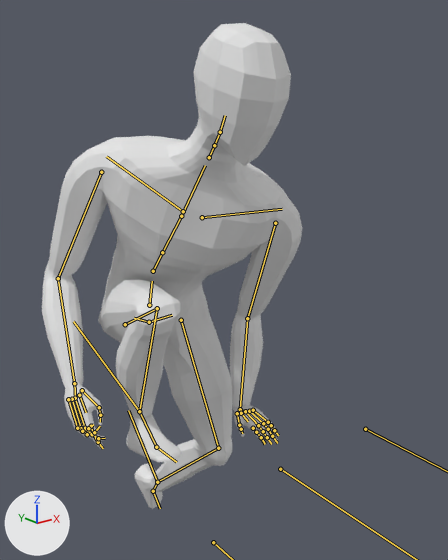
A saved change to the FBX model Assets/Models/BasicCharacter.fbx.
Rendered twice from a camera (50 mm lens) standing at (-0.833, -1.084, 1.157) and looking at (0.079, 0.056, 0.701). Every picture has the same lights, and +X, +Y and +Z are marked at lower left. Both versions are drawn at frame 43 of the action 'Character|Climb_Short'; the numbers are the values there. The bones that bend it are drawn over the model as lines.

The first picture shows 'Character_Mesh'.
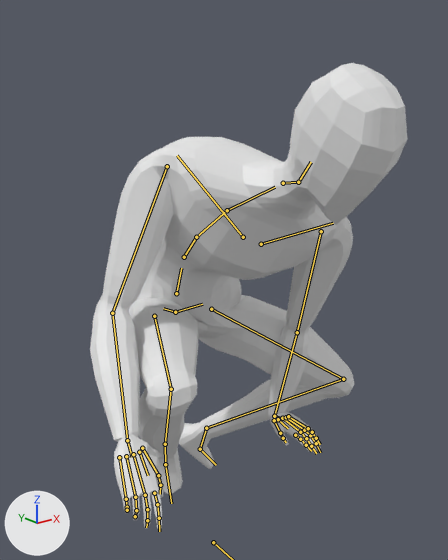
What changed in the scene script:
```text
Change bone_spine:
    where bone_spine = bpy.data.objects['Character'].pose.bones['spine']  # child of 'root'
    bone_spine.location: (0.0, -0.416, -0.1) -> (0.0, -0.315, 0.009)
    bone_spine.rotation_quaternion: (0.983, 0.052, -0.17, 0.038) -> (0.99, 0.071, -0.12, 0.025)  # degrees (5, -20, 4) -> degrees (8, -14, 2)
Change bone_spine_001:
    where bone_spine_001 = bpy.data.objects['Character'].pose.bones['spine.001']  # child of 'spine'
    bone_spine_001.rotation_quaternion: (0.976, 0.203, -0.018, -0.081) -> (0.979, 0.196, -0.019, -0.061)  # degrees (23, 0, -10) -> degrees (23, -1, -7)
Change bone_spine_002:
    where bone_spine_002 = bpy.data.objects['Character'].pose.bones['spine.002']  # child of 'spine.001'
    bone_spine_002.rotation_quaternion: (0.995, 0.099, 0.004, -0.033) -> (0.969, 0.237, 0.012, -0.065)  # degrees (11, 1, -4) -> degrees (27, 3, -7)
Change bone_spine_003:
    where bone_spine_003 = bpy.data.objects['Character'].pose.bones['spine.003']  # child of 'spine.002'
    bone_spine_003.rotation_quaternion: (0.99, 0.033, -0.122, 0.06) -> (0.989, 0.073, -0.124, 0.042)  # degrees (3, -14, 7) -> degrees (8, -15, 4)
Change bone_spine_004:
    where bone_spine_004 = bpy.data.objects['Character'].pose.bones['spine.004']  # child of 'spine.003'
    bone_spine_004.rotation_quaternion: (0.989, -0.14, 0.055, 0.001) -> (0.997, -0.057, 0.022, -0.039)  # degrees (-16, 6, -1) -> degrees (-7, 2, -5)
Change bone_spine_005:
    where bone_spine_005 = bpy.data.objects['Character'].pose.bones['spine.005']  # child of 'spine.004'
    bone_spine_005.rotation_quaternion: (0.999, -0.015, 0.041, -0.011) -> (0.948, -0.22, 0.225, 0.049)  # degrees (-2, 5, -1) -> degrees (-26, 27, 0)
Change bone_shoulder_l:
    where bone_shoulder_l = bpy.data.objects['Character'].pose.bones['shoulder.L']  # child of 'spine.003'
    bone_shoulder_l.rotation_quaternion: (1.0, 0.016, -0.007, -0.026) -> (0.999, -0.014, 0.003, 0.038)  # degrees (2, -1, -3) -> degrees (-2, 0, 4)
Change bone_upper_arm_l:
    where bone_upper_arm_l = bpy.data.objects['Character'].pose.bones['upper_arm.L']  # child of 'shoulder.L'
    bone_upper_arm_l.rotation_quaternion: (0.729, 0.264, -0.018, -0.631) -> (0.806, 0.345, -0.136, -0.461)  # degrees (25, 18, -78) -> degrees (43, 6, -57)
Change bone_forearm_l:
    where bone_forearm_l = bpy.data.objects['Character'].pose.bones['forearm.L']  # child of 'upper_arm.L'
    bone_forearm_l.rotation_quaternion: (0.972, 0.086, 0.074, 0.205) -> (0.996, 0.017, 0.054, 0.063)  # degrees (11, 6, 24) -> degrees (2, 6, 7)
Change bone_hand_l:
    where bone_hand_l = bpy.data.objects['Character'].pose.bones['hand.L']  # child of 'forearm.L'
    bone_hand_l.rotation_quaternion: (0.643, 0.252, 0.237, 0.684) -> (0.573, 0.29, 0.194, 0.741)  # degrees (40, -2, 93) -> degrees (39, -12, 100)
Change bone_f_middle_02_l:
    where bone_f_middle_02_l = bpy.data.objects['Character'].pose.bones['f_middle.02.L']  # child of 'f_middle.01.L'
    bone_f_middle_02_l.rotation_quaternion: (0.995, -0.09, 0.02, 0.026) -> (0.999, -0.032, 0.01, 0.005)  # degrees (-10, 2, 3) -> degrees (-4, 1, 0)
Change bone_f_ring_02_l:
    where bone_f_ring_02_l = bpy.data.objects['Character'].pose.bones['f_ring.02.L']  # child of 'f_ring.01.L'
    bone_f_ring_02_l.rotation_quaternion: (0.998, -0.065, 0.005, 0.021) -> (1.0, 0.017, -0.017, -0.011)  # degrees (-7, 1, 2) -> degrees (2, -2, -1)
Change bone_f_pinky_02_l:
    where bone_f_pinky_02_l = bpy.data.objects['Character'].pose.bones['f_pinky.02.L']  # child of 'f_pinky.01.L'
    bone_f_pinky_02_l.rotation_quaternion: (0.998, -0.062, 0.014, 0.026) -> (1.0, 0.02, 0.003, -0.01)  # degrees (-7, 2, 3) -> degrees (2, 0, -1)
Change bone_shoulder_r:
    where bone_shoulder_r = bpy.data.objects['Character'].pose.bones['shoulder.R']  # child of 'spine.003'
    bone_shoulder_r.rotation_quaternion: (0.998, 0.025, 0.017, 0.053) -> (0.999, -0.01, -0.011, -0.03)  # degrees (3, 2, 6) -> degrees (-1, -1, -3)
Change bone_upper_arm_r:
    where bone_upper_arm_r = bpy.data.objects['Character'].pose.bones['upper_arm.R']  # child of 'shoulder.R'
    bone_upper_arm_r.rotation_quaternion: (0.701, 0.219, 0.133, 0.665) -> (0.499, 0.399, 0.474, 0.606)  # degrees (29, -6, 85) -> degrees (77, -1, 101)
Change bone_forearm_r:
    where bone_forearm_r = bpy.data.objects['Character'].pose.bones['forearm.R']  # child of 'upper_arm.R'
    bone_forearm_r.rotation_quaternion: (0.914, 0.361, -0.168, 0.074) -> (0.941, 0.231, -0.233, 0.087)  # degrees (43, -21, 1) -> degrees (27, -29, 4)
Change bone_hand_r:
    where bone_hand_r = bpy.data.objects['Character'].pose.bones['hand.R']  # child of 'forearm.R'
    bone_hand_r.rotation_quaternion: (0.98, 0.01, -0.2, 0.012) -> (0.83, 0.139, -0.535, -0.069)  # degrees (1, -23, 1) -> degrees (38, -60, -32)
Change bone_thigh_l:
    where bone_thigh_l = bpy.data.objects['Character'].pose.bones['thigh.L']  # child of 'spine'
    bone_thigh_l.rotation_quaternion: (0.968, -0.07, -0.226, -0.084) -> (0.792, -0.343, -0.376, -0.337)  # degrees (-6, -27, -8) -> degrees (-31, -56, -29)
Change bone_shin_l:
    where bone_shin_l = bpy.data.objects['Character'].pose.bones['shin.L']  # child of 'thigh.L'
    bone_shin_l.rotation_quaternion: (0.906, 0.422, 0.0, 0.042) -> (0.56, 0.822, -0.008, 0.1)  # degrees (50, -2, 4) -> degrees (111, -10, 6)
Change bone_foot_l:
    where bone_foot_l = bpy.data.objects['Character'].pose.bones['foot.L']  # child of 'shin.L'
    bone_foot_l.rotation_quaternion: (0.94, 0.336, 0.023, -0.06) -> (0.997, 0.028, -0.06, -0.042)  # degrees (39, 5, -6) -> degrees (4, -7, -5)
Change bone_toe_l:
    where bone_toe_l = bpy.data.objects['Character'].pose.bones['toe.L']  # child of 'foot.L'
    bone_toe_l.rotation_quaternion: (0.998, -0.064, 0.02, 0.003) -> (1.0, 0.0, 0.001, -0.001)  # degrees (-7, 2, 0) -> degrees (0, 0, 0)
Change bone_thigh_r:
    where bone_thigh_r = bpy.data.objects['Character'].pose.bones['thigh.R']  # child of 'spine'
    bone_thigh_r.rotation_quaternion: (0.501, -0.853, -0.051, 0.138) -> (0.657, -0.73, 0.011, 0.189)  # degrees (-118, 11, 13) -> degrees (-94, 17, 14)
Change bone_shin_r:
    where bone_shin_r = bpy.data.objects['Character'].pose.bones['shin.R']  # child of 'thigh.R'
    bone_shin_r.rotation_quaternion: (0.311, 0.867, 0.0, -0.39) -> (0.4, 0.836, 0.0, -0.376)  # degrees (133, 43, -19) -> degrees (121, 39, -23)
Change bone_foot_r:
    where bone_foot_r = bpy.data.objects['Character'].pose.bones['foot.R']  # child of 'shin.R'
    bone_foot_r.rotation_quaternion: (0.921, -0.372, -0.06, 0.101) -> (0.946, 0.318, 0.046, 0.033)  # degrees (-44, -2, 13) -> degrees (37, 4, 5)
```

What differs and where, as boxes (x1, y1, x2, y2) in the pictures (448 x 560 px):
'Character_Mesh', posed (22% wider): before (42, 23, 302, 509); after (90, 63, 408, 529)
bone 'spine', root to tip: before (149, 305) to (152, 281); after (176, 293) to (181, 268)
bone 'spine.001', root to tip: before (153, 271) to (162, 252); after (184, 257) to (196, 237)
bone 'spine.002', root to tip: before (162, 252) to (181, 216); after (196, 237) to (227, 210)
bone 'spine.003', root to tip: before (181, 216) to (205, 165); after (227, 210) to (275, 187)
bone 'spine.004', root to tip: before (209, 157) to (214, 145); after (283, 183) to (298, 182)
bone 'spine.005', root to tip: before (214, 145) to (220, 132); after (298, 182) to (311, 162)
bone 'shoulder.L', root to tip: before (202, 217) to (282, 209); after (261, 244) to (333, 223)
bone 'upper_arm.L', root to tip: before (275, 223) to (247, 318); after (321, 231) to (297, 332)
bone 'forearm.L', root to tip: before (247, 318) to (240, 409); after (297, 332) to (274, 416)
bone 'hand.L', root to tip: before (240, 409) to (247, 413); after (274, 416) to (283, 419)
bone 'f_middle.02.L', root to tip: before (263, 431) to (267, 437); after (306, 438) to (311, 446)
bone 'f_ring.02.L', root to tip: before (268, 429) to (272, 436); after (310, 435) to (316, 443)
bone 'f_pinky.02.L', root to tip: before (271, 425) to (274, 430); after (312, 432) to (316, 438)
bone 'shoulder.R', root to tip: before (183, 211) to (106, 156); after (243, 237) to (177, 155)
bone 'upper_arm.R', root to tip: before (101, 172) to (58, 278); after (167, 166) to (112, 313)
bone 'forearm.R', root to tip: before (58, 278) to (74, 383); after (112, 313) to (127, 440)
bone 'hand.R', root to tip: before (74, 383) to (75, 399); after (127, 440) to (132, 457)
bone 'thigh.L', root to tip: before (181, 320) to (218, 448); after (211, 309) to (343, 379)
bone 'shin.L', root to tip: before (218, 448) to (157, 482); after (343, 379) to (206, 428)
bone 'foot.L', root to tip: before (157, 482) to (153, 491); after (206, 428) to (200, 449)
bone 'toe.L', root to tip: before (153, 491) to (160, 508); after (200, 449) to (216, 465)
bone 'thigh.R', root to tip: before (125, 324) to (157, 308); after (154, 316) to (171, 389)
bone 'shin.R', root to tip: before (157, 308) to (139, 411); after (171, 389) to (165, 444)
bone 'foot.R', root to tip: before (139, 411) to (156, 447); after (165, 444) to (165, 464)
